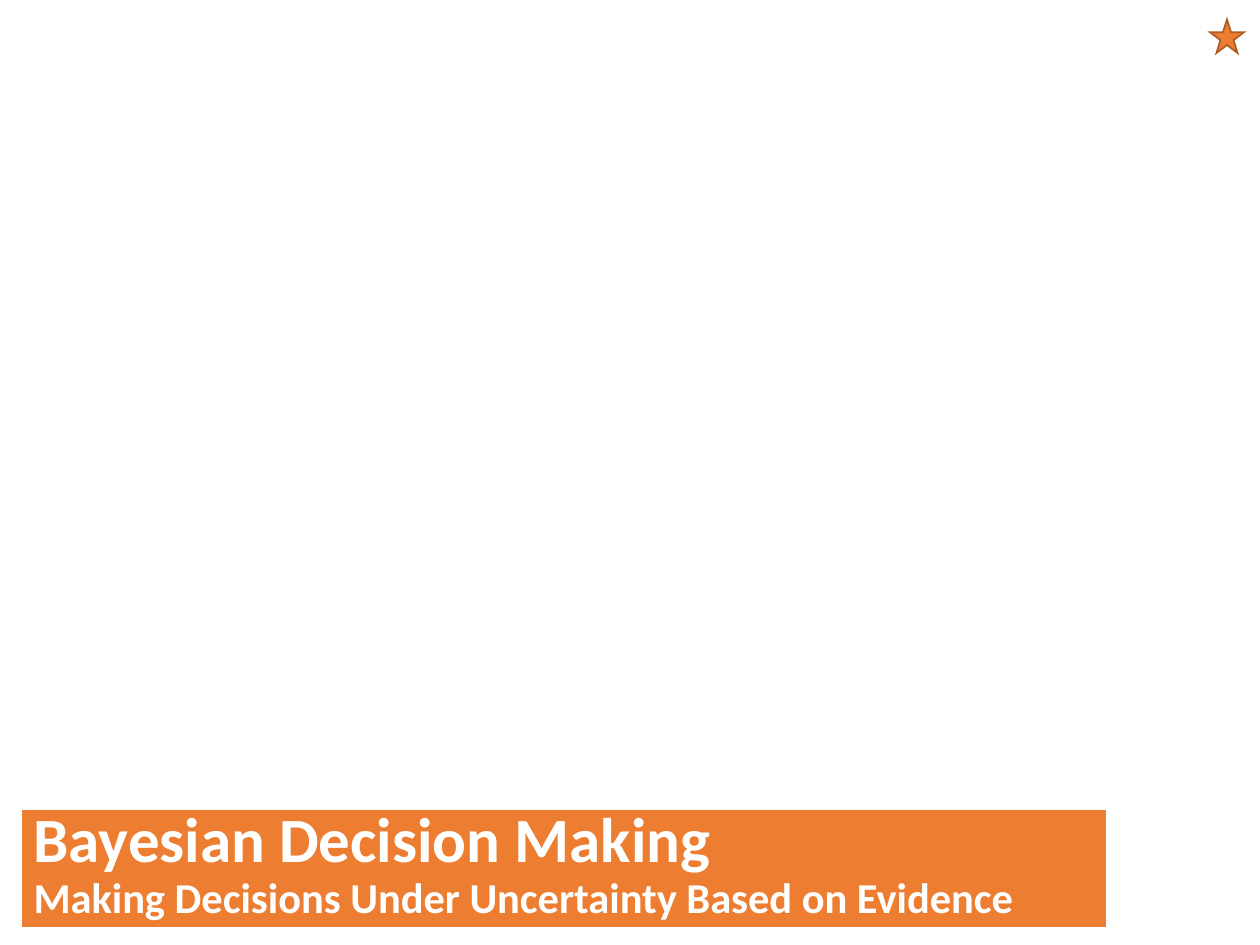
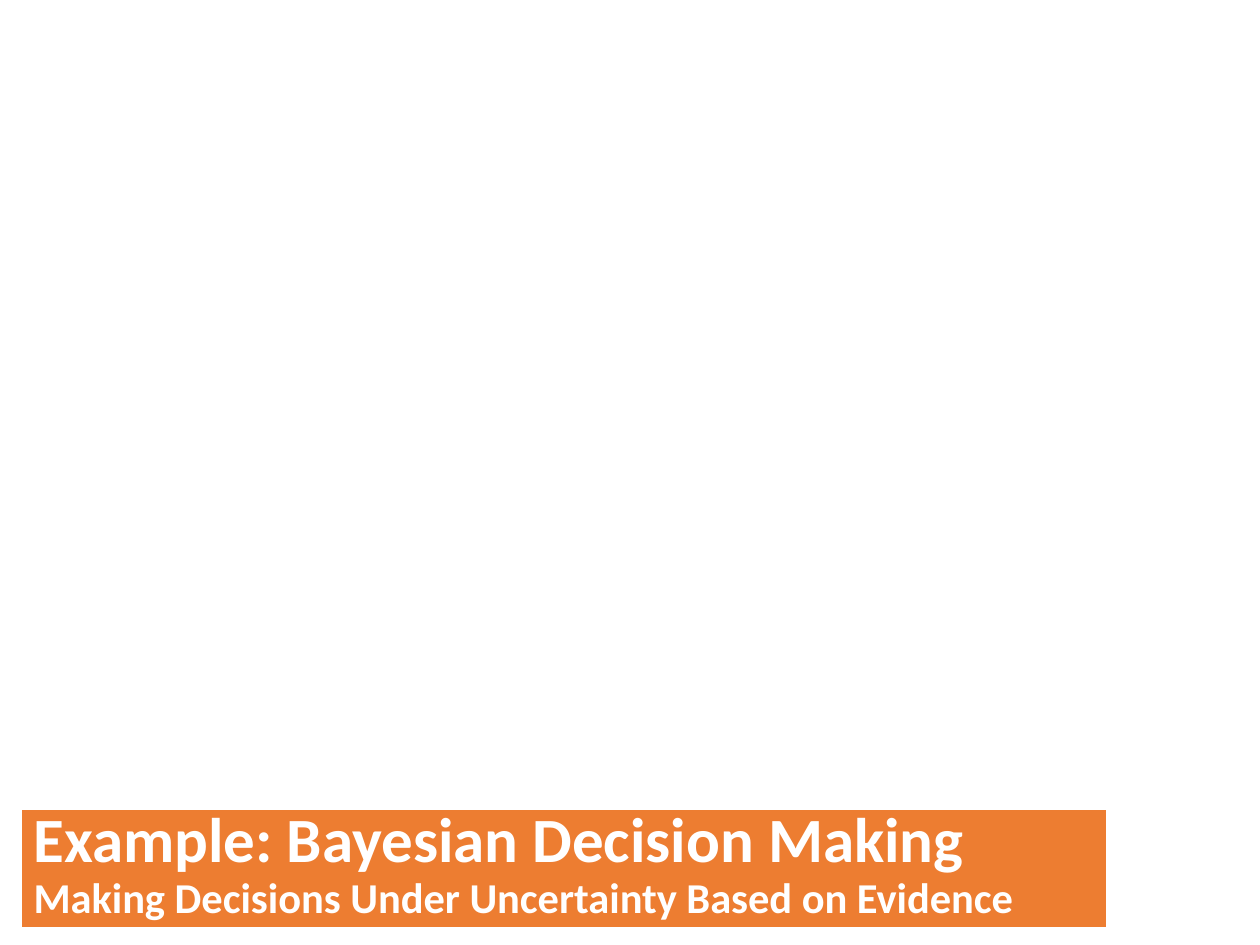
Before and after one commit to mhahsler/CS7320-AI, a slide deck: slide 15 of slides/12_uncertainty.pptx (slide 30 before the commit). Drawn at 1260x945 pixels with LibreOffice and Linux fonts; fonts in the diff are those of the drawing; background and template pictures are left out. Boxes give left, top, right and bottom in pixels: in the first picture for what was removed or moved away, otherwise in the second. Text is boxed around its words. In the diff, an @@ line names an element or a change of style, - is before the commit and + after.

```diff
--- a/slides/12_uncertainty.pptx
+++ b/slides/12_uncertainty.pptx
@@ star removed at (1210,19,1244,53) @@
@@ title at (34,817,1013,920): text changed @@
-Bayesian Decision Making
-Making Decisions Under Uncertainty Based on Evidence
+Example: Bayesian Decision Making
+Making Decisions Under Uncertainty Based on Evidence
```
Also in this commit, not shown: 26 other slides changed, 1 slide added, 3 slides removed, 8 other files.
